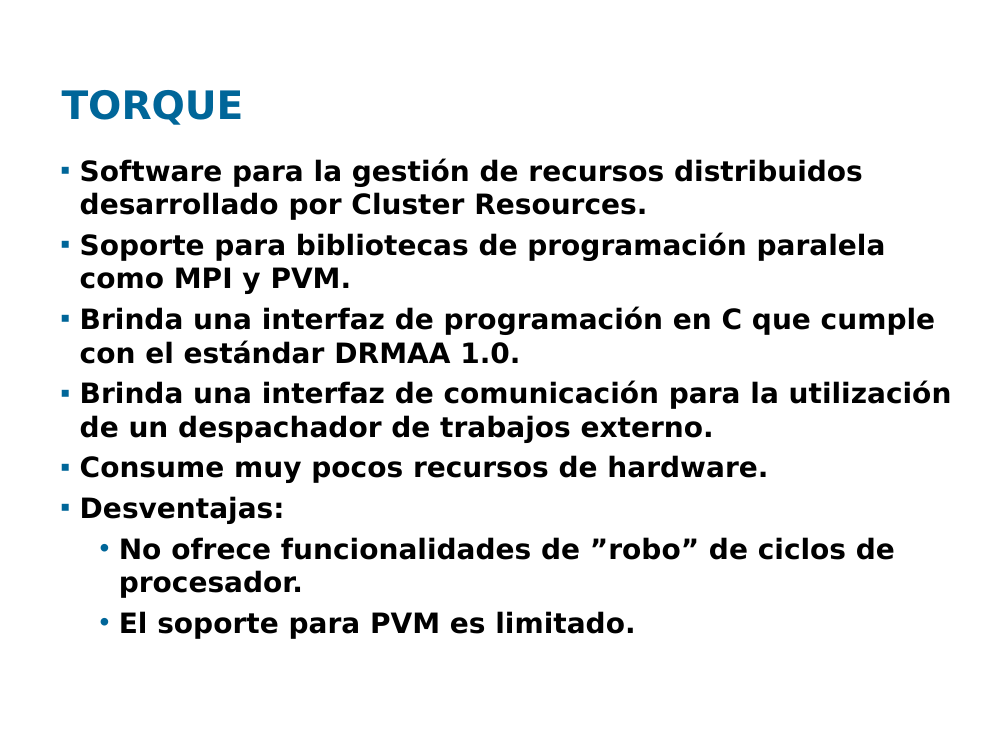
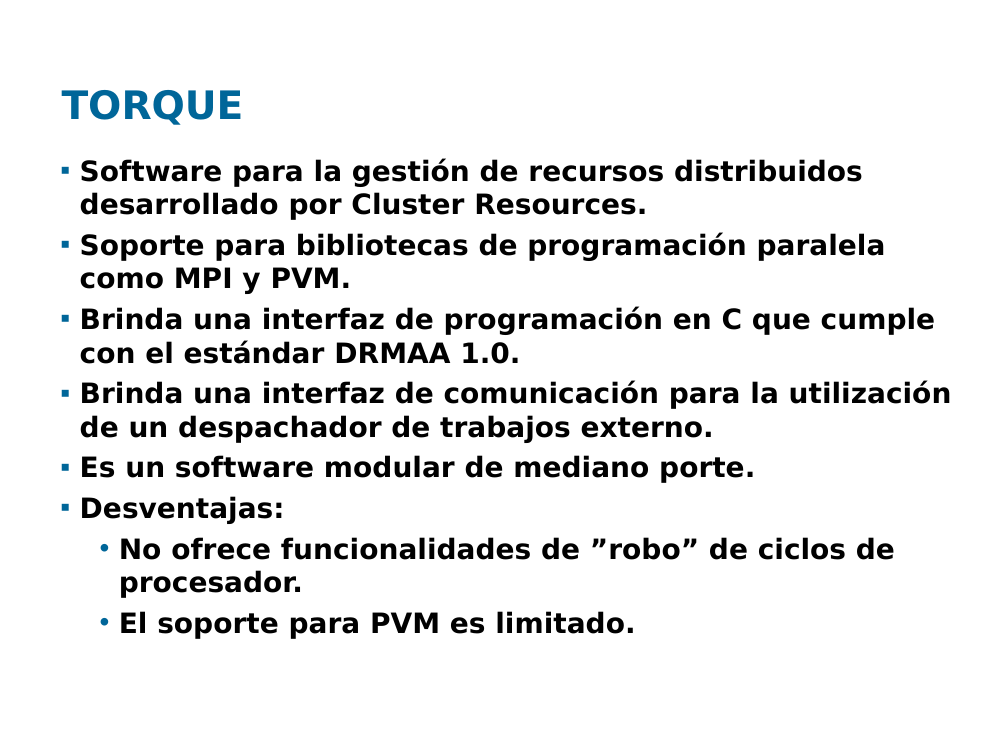
Before and after one commit to santiago-iturriaga/pgruso2007, a slide deck: slide 6 of Documentacion/Presentación Fenton - Santiago.ppt. Drawn at 1008x756 pixels with LibreOffice and Linux fonts; fonts in the diff are those of the drawing; background and template pictures are left out. Boxes give left, top, right and bottom in pixels: in the first picture for what was removed or moved away, otherwise in the second. Text is boxed around its words. In the diff, an @@ line names an element or a change of style, - is before the commit and + after.

```diff
--- a/Documentacion/Presentación Fenton - Santiago.ppt
+++ b/Documentacion/Presentación Fenton - Santiago.ppt
@@ text at [80, 455, 755, 483]: text changed @@
-▪ Consume muy pocos recursos de hardware.
+▪ Es un software modular de mediano porte.
```
Also in this commit, not shown: 7 other slides changed.
